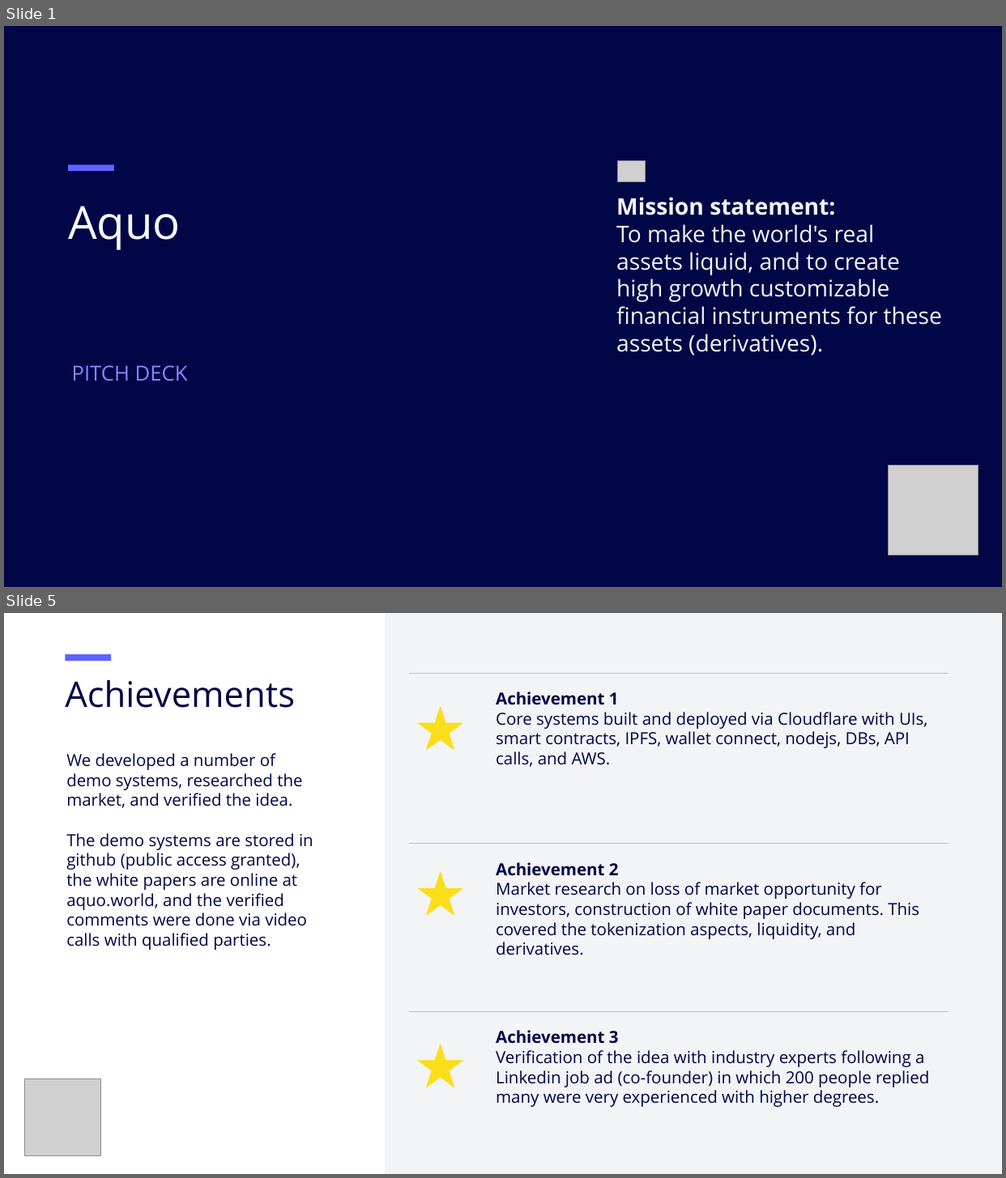
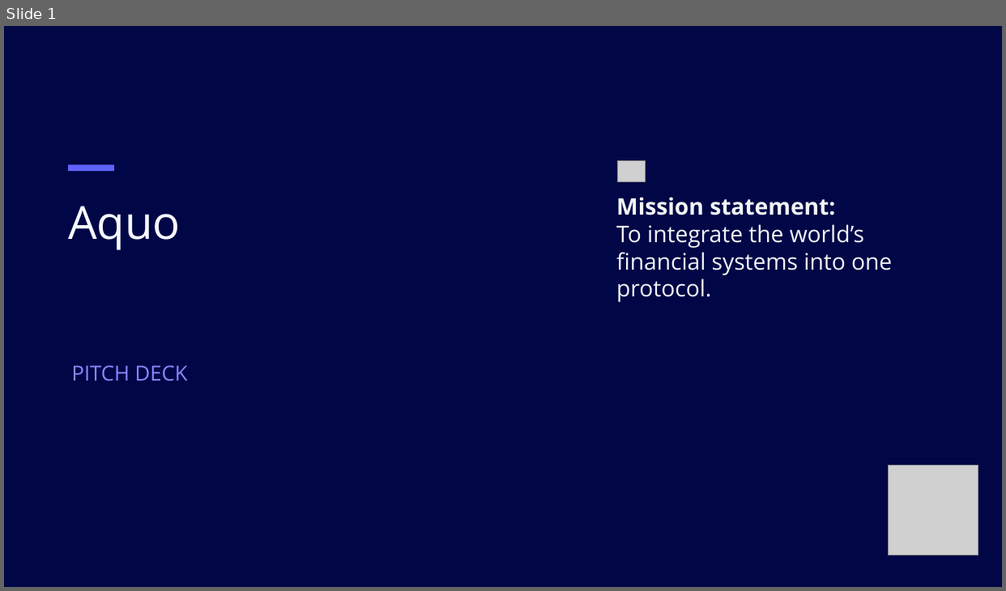
Before and after one commit to cryptotrader2023/aquo, a slide deck: public/aquopitchdeck.pptx. Shown one above the other, each under a label of ours: slides 1 and 5 before the commit, slide 1 after it; the slides between them are not shown. The pictures are 1006x1178 and 1006x591 pixels, drawn with LibreOffice and Linux fonts; fonts in the diff are those of the drawing; grey boxes stand for pictures. Boxes give left, top, right and bottom in pixels: in the first picture for what was removed or moved away, otherwise in the second. Text is boxed around its words. In the diff, an @@ line names an element or a change of style, - is before the commit and + after.

```diff
--- a/public/aquopitchdeck.pptx
+++ b/public/aquopitchdeck.pptx
@@ slide 5 removed at (4, 613, 1002, 1174), background #F2F4F5 @@
@@ rectangle removed at (4, 613, 385, 1174) @@
@@ rectangle removed at (66, 654, 111, 661) @@
@@ text removed at (65, 680, 295, 708) @@
-Achievements
@@ line removed from (409, 673) to (948, 673) @@
@@ star removed at (418, 707, 462, 750) @@
@@ text removed at (496, 692, 927, 767) @@
-Achievement 1
-Core systems built and deployed via Cloudflare with UIs, smart contracts, IPFS, wallet connect, nodejs, DBs, API calls, and AWS.
@@ text removed at (66, 753, 313, 950) @@
-We developed a number of demo systems, researched the market, and verified the idea.
-The demo systems are stored in github (public access granted), the white papers are online at aquo.world, and the verified comments were done via video calls with qualified parties.
@@ line removed from (409, 844) to (948, 844) @@
@@ star removed at (418, 873, 462, 915) @@
@@ text removed at (496, 862, 919, 956) @@
-Achievement 2
-Market research on loss of market opportunity for investors, construction of white paper documents. This covered the tokenization aspects, liquidity, and derivatives.
@@ line removed from (409, 1012) to (948, 1012) @@
@@ star removed at (418, 1045, 462, 1088) @@
@@ text removed at (496, 1030, 929, 1107) @@
-Achievement 3
-Verification of the idea with industry experts following a Linkedin job ad (co-founder) in which 200 people replied many were very experienced with higher degrees.
@@ picture removed at (25, 1080, 101, 1156) @@
@@ slide 1 changed as well @@
@@ text at (616, 197, 892, 302): text changed @@
-Mission statement:
-To make the world's real assets liquid, and to create high growth customizable financial instruments for these assets (derivatives).
+Mission statement:
+To integrate the world’s financial systems into one protocol.
```
Also in this commit, not shown: 6 other slides changed, 5 slides added, 4 other slides removed, 32 other files.
